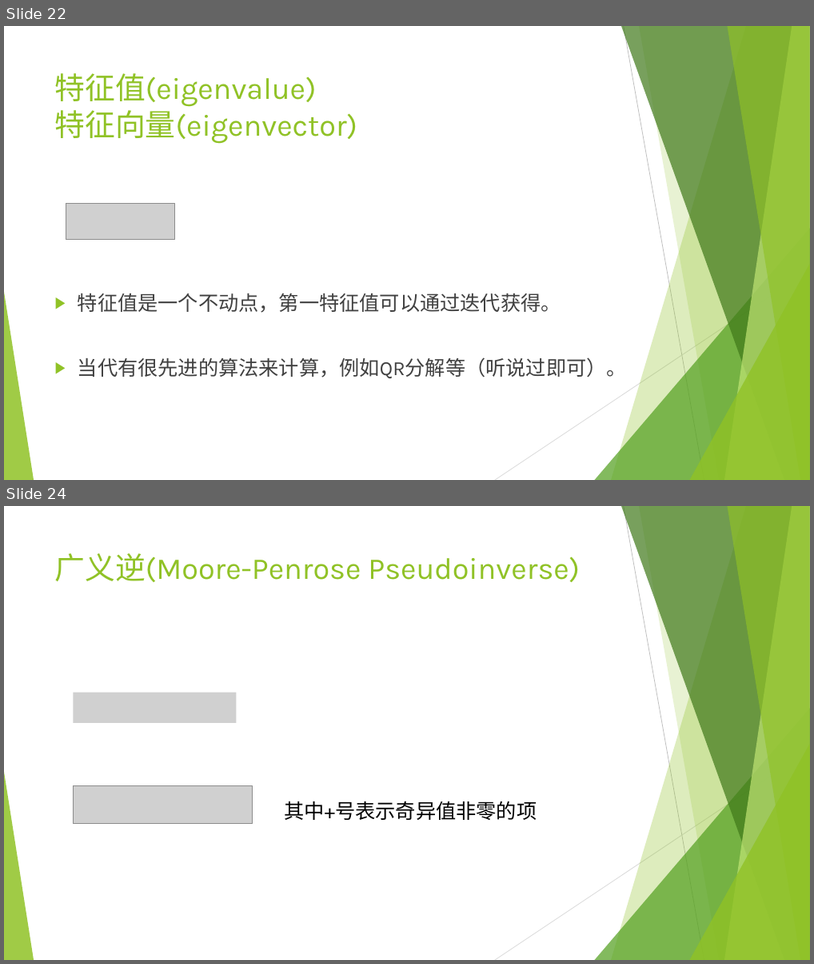
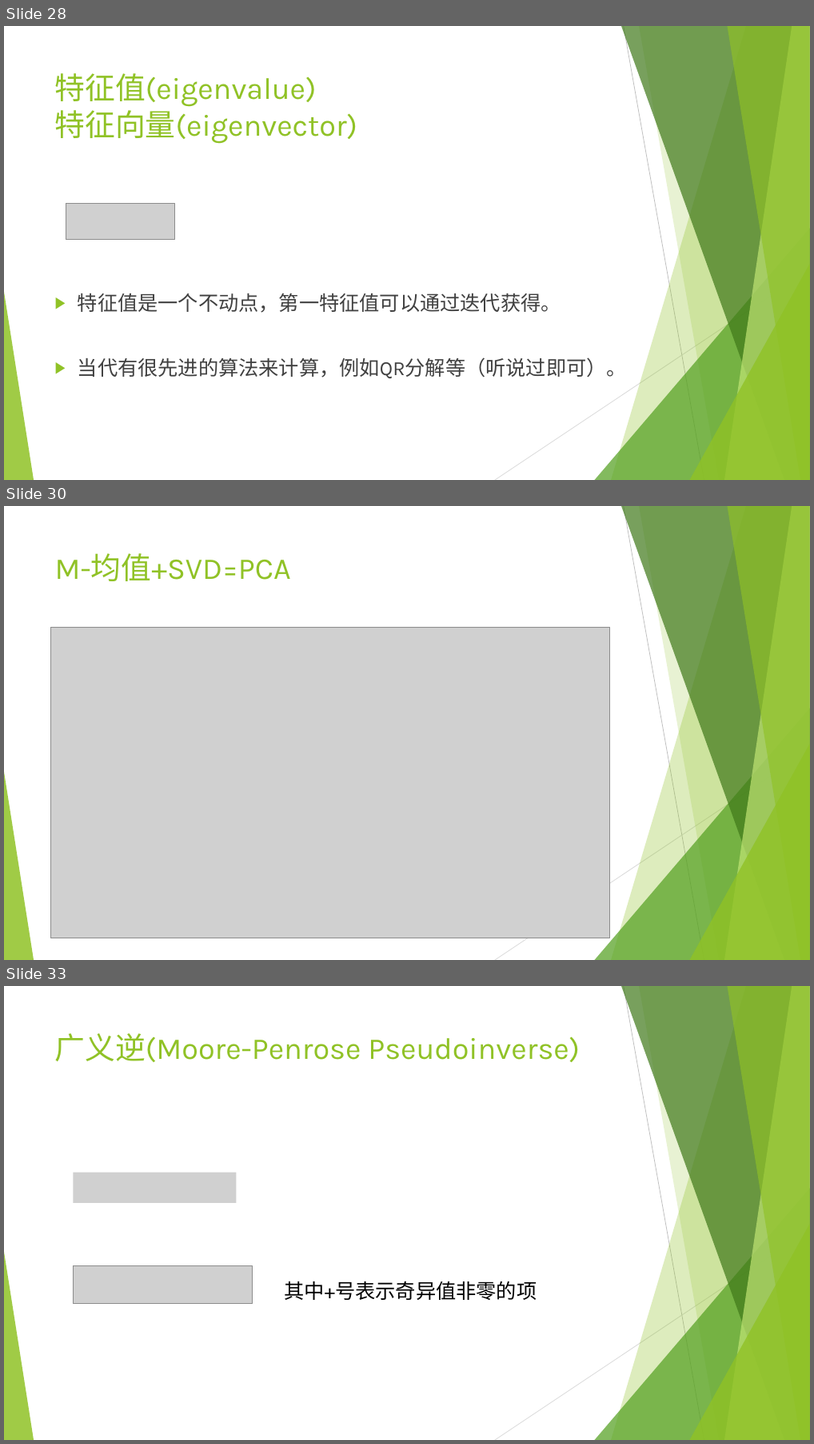
Before and after one commit to wangyi-fudan/BIOL130173, a slide deck: 1_linear_algebra.pptx. Shown one above the other, each under a label of ours: slides 22 and 24 before the commit, slides 28, 30 and 33 after it; the slides between them are not shown. The pictures are 814x964 and 814x1444 pixels, drawn with LibreOffice and Linux fonts; fonts in the diff are those of the drawing; grey boxes stand for pictures. Boxes give left, top, right and bottom in pixels: in the first picture for what was removed or moved away, otherwise in the second. Text is boxed around its words. In the diff, an @@ line names an element or a change of style, - is before the commit and + after.

```diff
--- a/1_linear_algebra.pptx
+++ b/1_linear_algebra.pptx
@@ slide 30 added at (4, 506, 810, 960), background #FFFFFF; not listed: 10 template elements that a slide beside it also shows @@
@@ title added at (55, 553, 291, 581), 36 pt, text #90C226 @@
+M-均值+SVD=PCA
@@ picture added at (51, 627, 610, 938) @@
@@ what was slide 22 is now slide 28 @@
@@ what was slide 24 is now slide 33 @@
```
Also in this commit, not shown: 8 slides changed, 8 other slides added.
